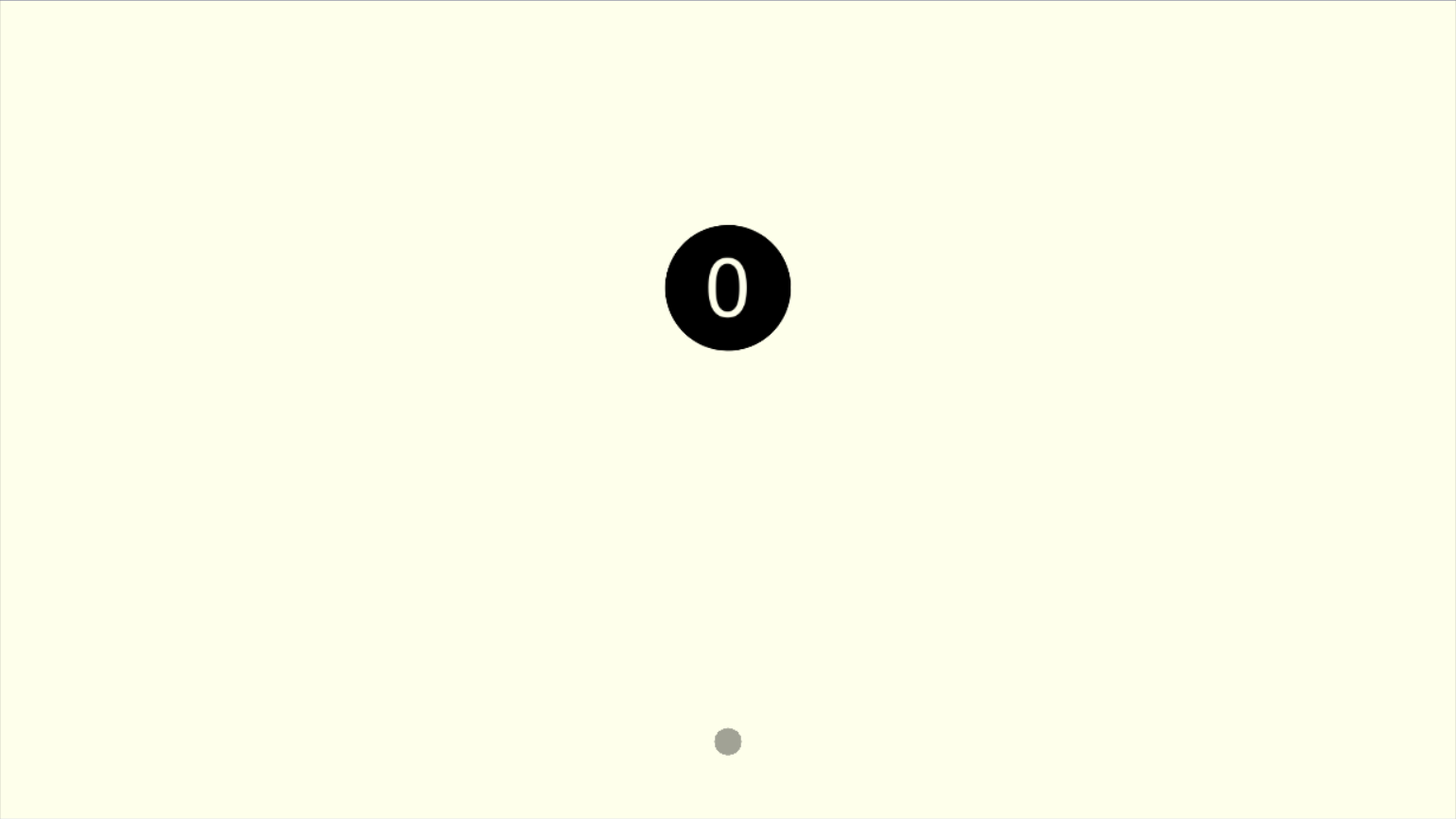
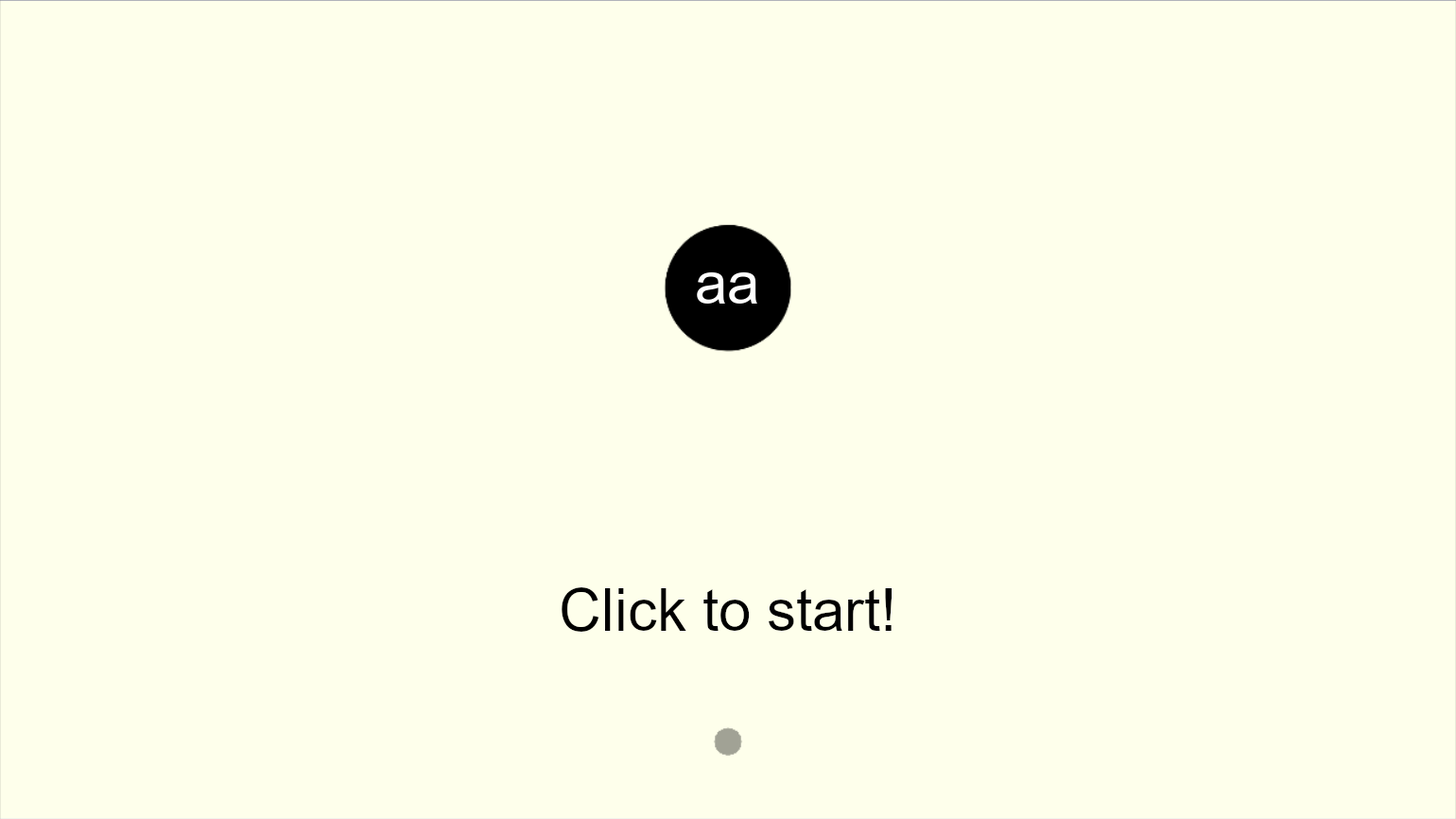
The second w=1456, h=819 image is a revision of the first. Changes to its layers:
added layer "aa" above "StartScreenSprite.png" over [696,272,758,304]
renamed "Screenshot (4).png" to "StartScreenSprite.png", painted on it over [561,256,893,632]
